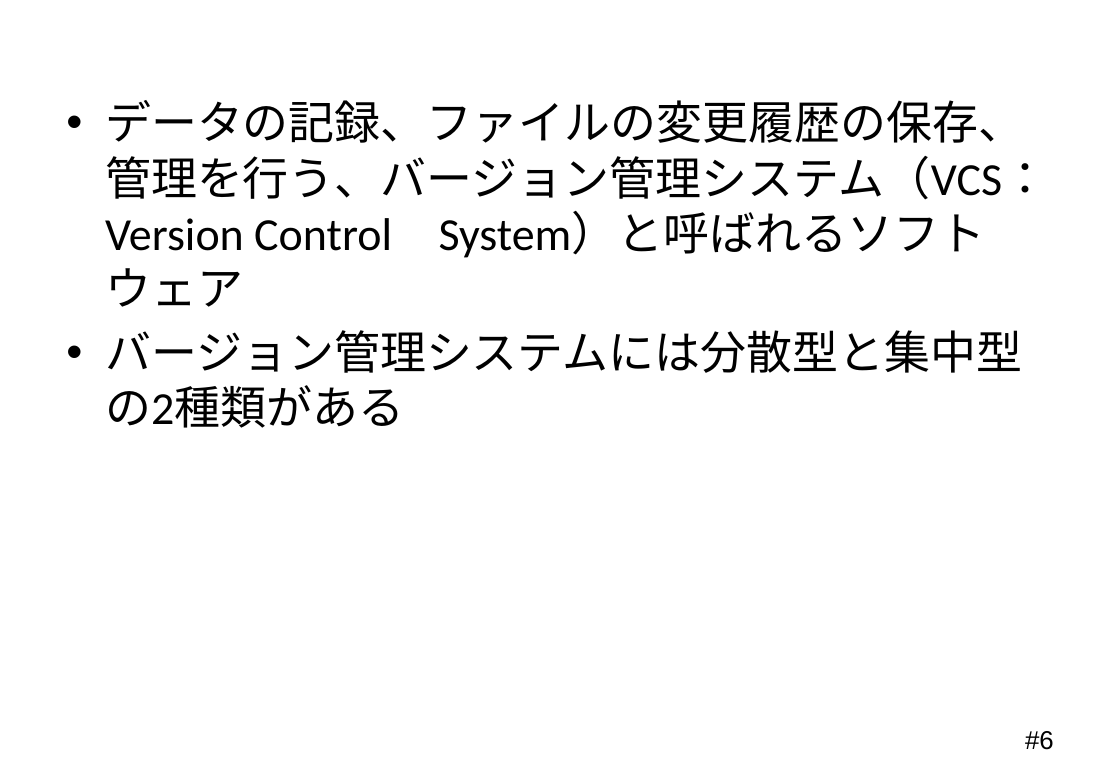
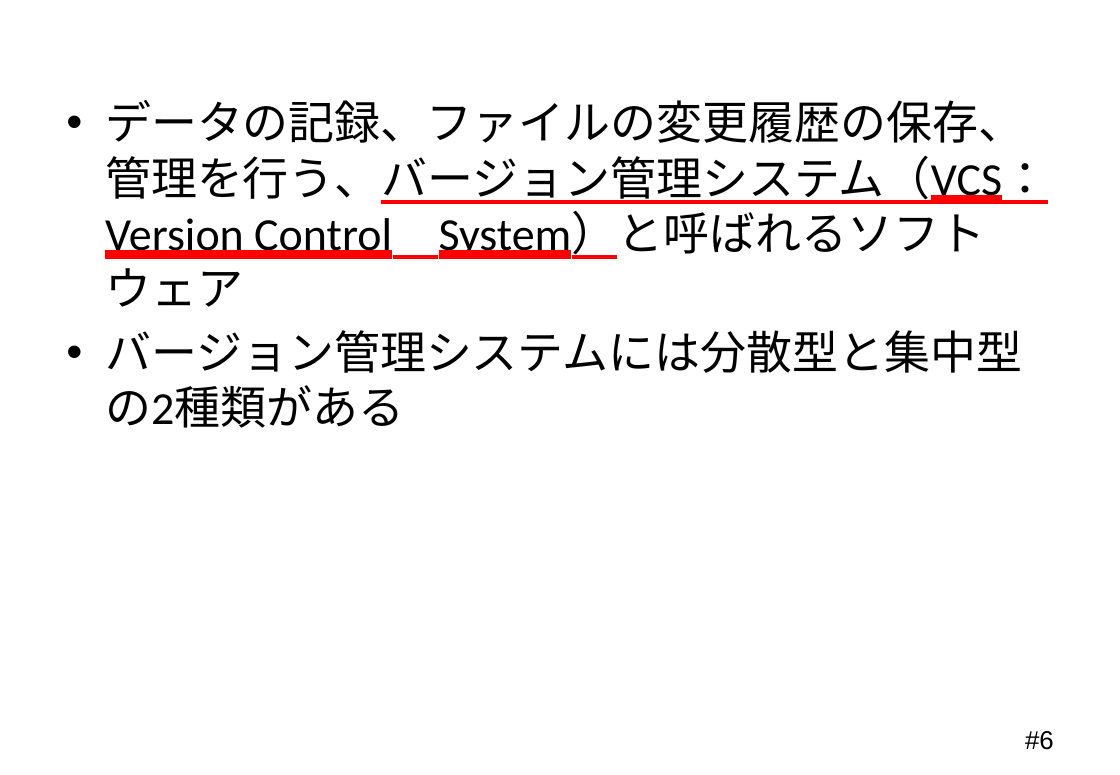
Before and after one commit to Mocchy2/graduation-thesis, a slide deck: slide 6 of 卒業論文 発表用スライド.pptx. Drawn at 1120x775 pixels with LibreOffice and Linux fonts; fonts in the diff are those of the drawing; background and template pictures are left out. Boxes give left, top, right and bottom in pixels: in the first picture for what was removed or moved away, otherwise in the second. Text is boxed around its words. In the diff, an @@ line names an element or a change of style, - is before the commit and + after.

Commit message:
スライドの変更9

```diff
--- a/卒業論文 発表用スライド.pptx
+++ b/卒業論文 発表用スライド.pptx
@@ text at box(105, 100, 1048, 307): underline on in "データの記録、ファイルの変更履歴の保存、管理を行う、バージョン管理システム（VCS：Version Control Sy ..." @@
```
Also in this commit, not shown: 1 other slide changed, 2 slides added.
